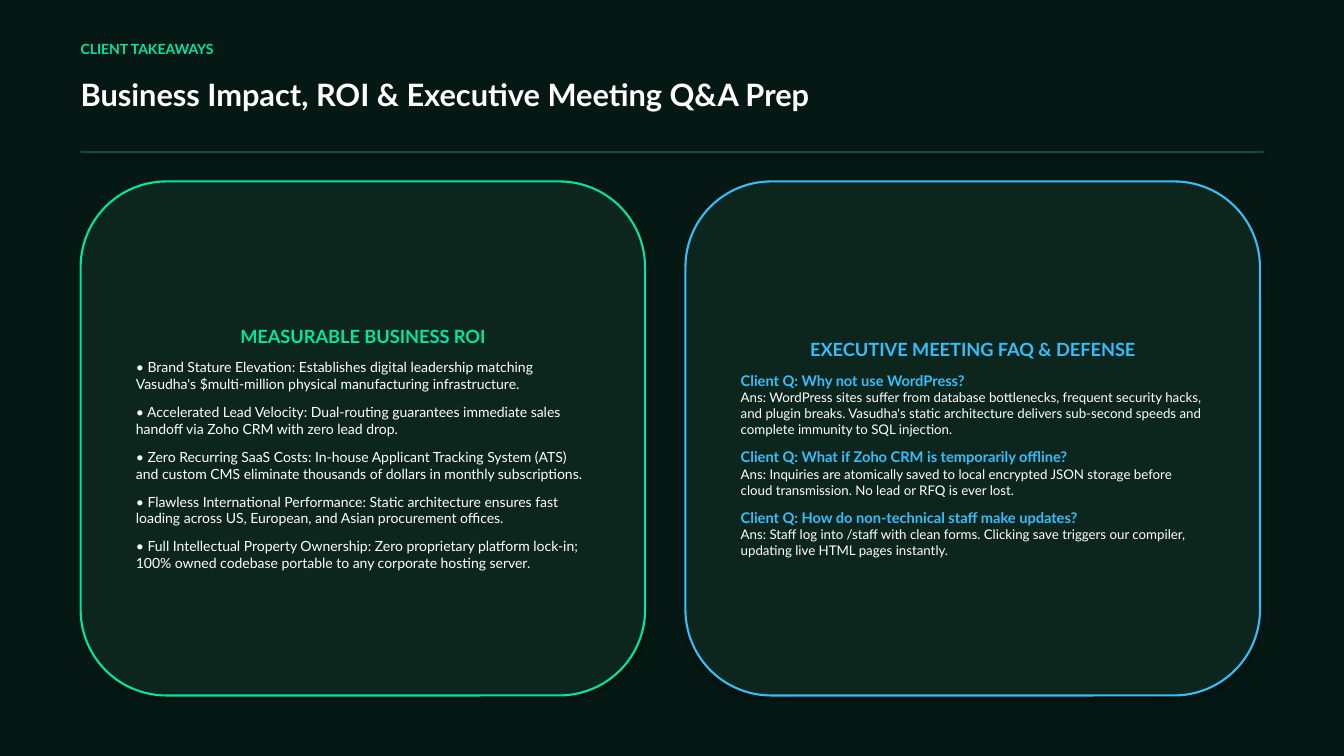
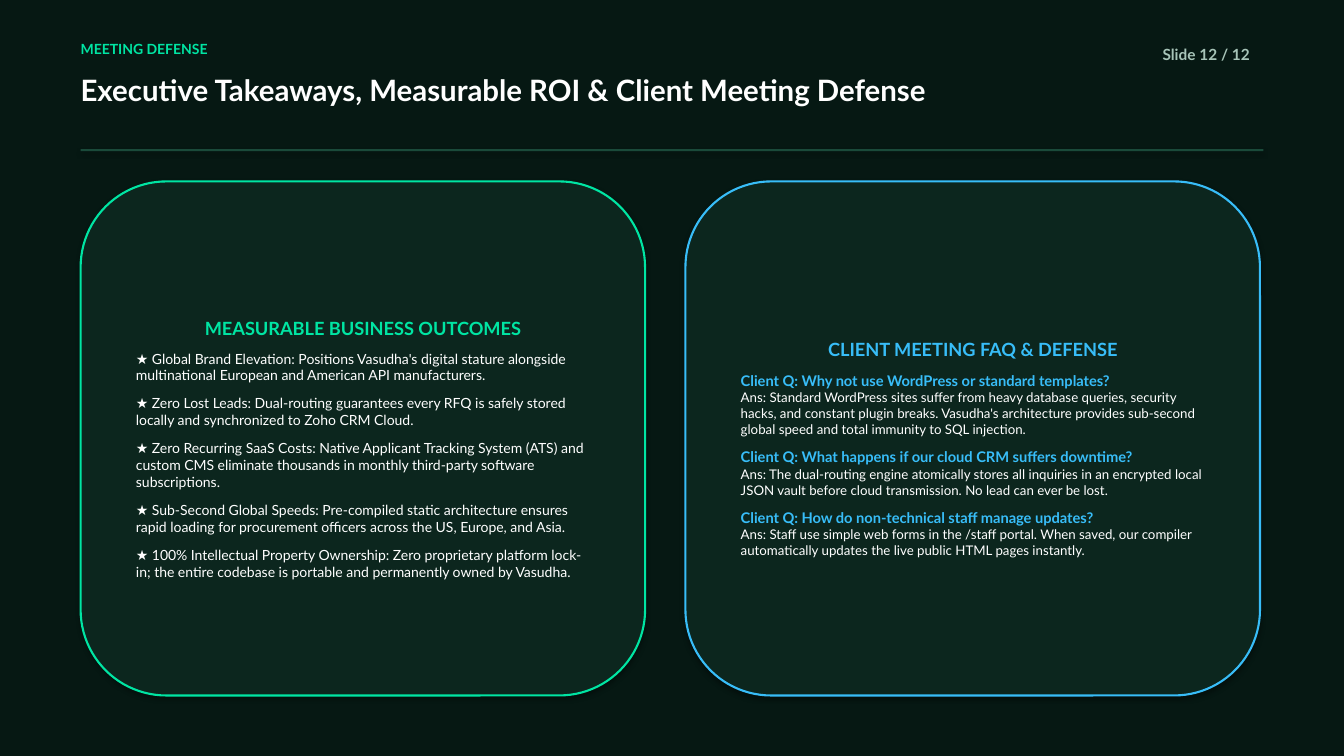
Before and after one commit to saikrishna-bethamcharla/vasudhapharma-green, a slide deck: slide 12 of Vasudha_Pharma_Executive_Presentation.pptx. Drawn at 1344x756 pixels with LibreOffice and Linux fonts; fonts in the diff are those of the drawing. Boxes give left, top, right and bottom in pixels: in the first picture for what was removed or moved away, otherwise in the second. Text is boxed around its words. In the diff, an @@ line names an element or a change of style, - is before the commit and + after.

Commit message:
docs(presentation): align deck with client feedback - focus on organograms, hero screenshot, and data highways

```diff
--- a/Vasudha_Pharma_Executive_Presentation.pptx
+++ b/Vasudha_Pharma_Executive_Presentation.pptx
@@ text at <box>81,43,208,54</box>: text changed @@
-CLIENT TAKEAWAYS
+MEETING DEFENSE
@@ text added at <box>1163,48,1250,60</box>, 11 pt, text #A7C4B8, bold @@
+Slide 12 / 12
@@ text at <box>81,79,926,107</box>: text changed; size 22 to 21 pt @@
-Business Impact, ROI & Executive Meeting Q&A Prep
+Executive Takeaways, Measurable ROI & Client Meeting Defense
@@ text in rounded rectangle at <box>136,321,584,580</box>: text changed @@
-MEASURABLE BUSINESS ROI
-• Brand Stature Elevation: Establishes digital leadership matching Vasudha's $multi-million physical manufacturing infrastructure.
-• Accelerated Lead Velocity: Dual-routing guarantees immediate sales handoff via Zoho CRM with zero lead drop.
-• Zero Recurring SaaS Costs: In-house Applicant Tracking System (ATS) and custom CMS eliminate thousands of dollars in monthly subscriptions.
-• Flawless International Performance: Static architecture ensures fast loading across US, European, and Asian procurement offices.
-• Full Intellectual Property Ownership: Zero proprietary platform lock-in; 100% owned codebase portable to any corporate hosting server.
+MEASURABLE BUSINESS OUTCOMES
+★ Global Brand Elevation: Positions Vasudha's digital stature alongside multinational European and American API manufacturers.
+★ Zero Lost Leads: Dual-routing guarantees every RFQ is safely stored locally and synchronized to Zoho CRM Cloud.
+★ Zero Recurring SaaS Costs: Native Applicant Tracking System (ATS) and custom CMS eliminate thousands in monthly third-party software subscriptions.
+★ Sub-Second Global Speeds: Pre-compiled static architecture ensures rapid loading for procurement officers across the US, Europe, and Asia.
+★ 100% Intellectual Property Ownership: Zero proprietary platform lock-in; the entire codebase is portable and permanently owned by Vasudha.
@@ text in rounded rectangle at <box>741,342,1202,558</box>: text changed @@
-EXECUTIVE MEETING FAQ & DEFENSE
-Client Q: Why not use WordPress?
-Ans: WordPress sites suffer from database bottlenecks, frequent security hacks, and plugin breaks. Vasudha's static architecture delivers sub-second speeds and complete immunity to SQL injection.
-Client Q: What if Zoho CRM is temporarily offline?
-Ans: Inquiries are atomically saved to local encrypted JSON storage before cloud transmission. No lead or RFQ is ever lost.
-Client Q: How do non-technical staff make updates?
-Ans: Staff log into /staff with clean forms. Clicking save triggers our compiler, updating live HTML pages instantly.
+CLIENT MEETING FAQ & DEFENSE
+Client Q: Why not use WordPress or standard templates?
+Ans: Standard WordPress sites suffer from heavy database queries, security hacks, and constant plugin breaks. Vasudha's architecture provides sub-second global speed and total immunity to SQL injection.
+Client Q: What happens if our cloud CRM suffers downtime?
+Ans: The dual-routing engine atomically stores all inquiries in an encrypted local JSON vault before cloud transmission. No lead can ever be lost.
+Client Q: How do non-technical staff manage updates?
+Ans: Staff use simple web forms in the /staff portal. When saved, our compiler automatically updates the live public HTML pages instantly.
```
Also in this commit, not shown: 4 other slides changed, 7 slides added, 7 slides removed, 2 other files.
